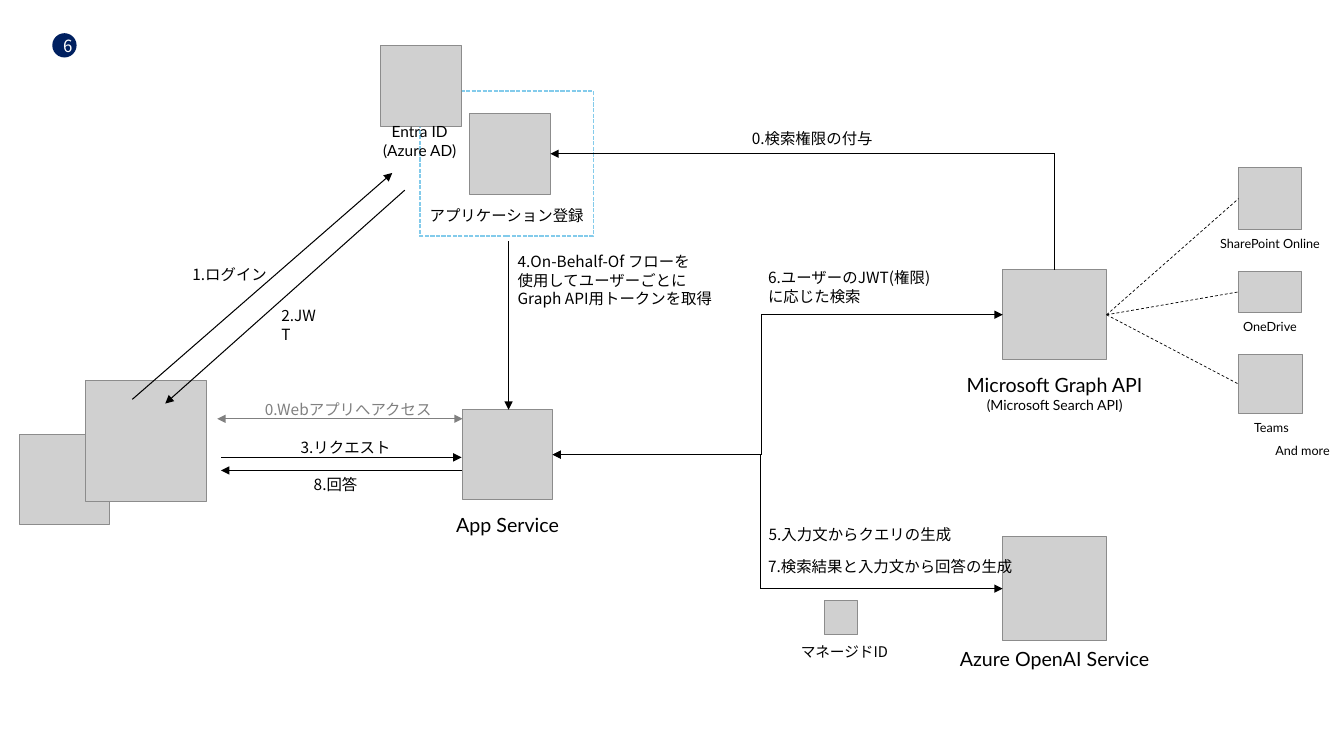
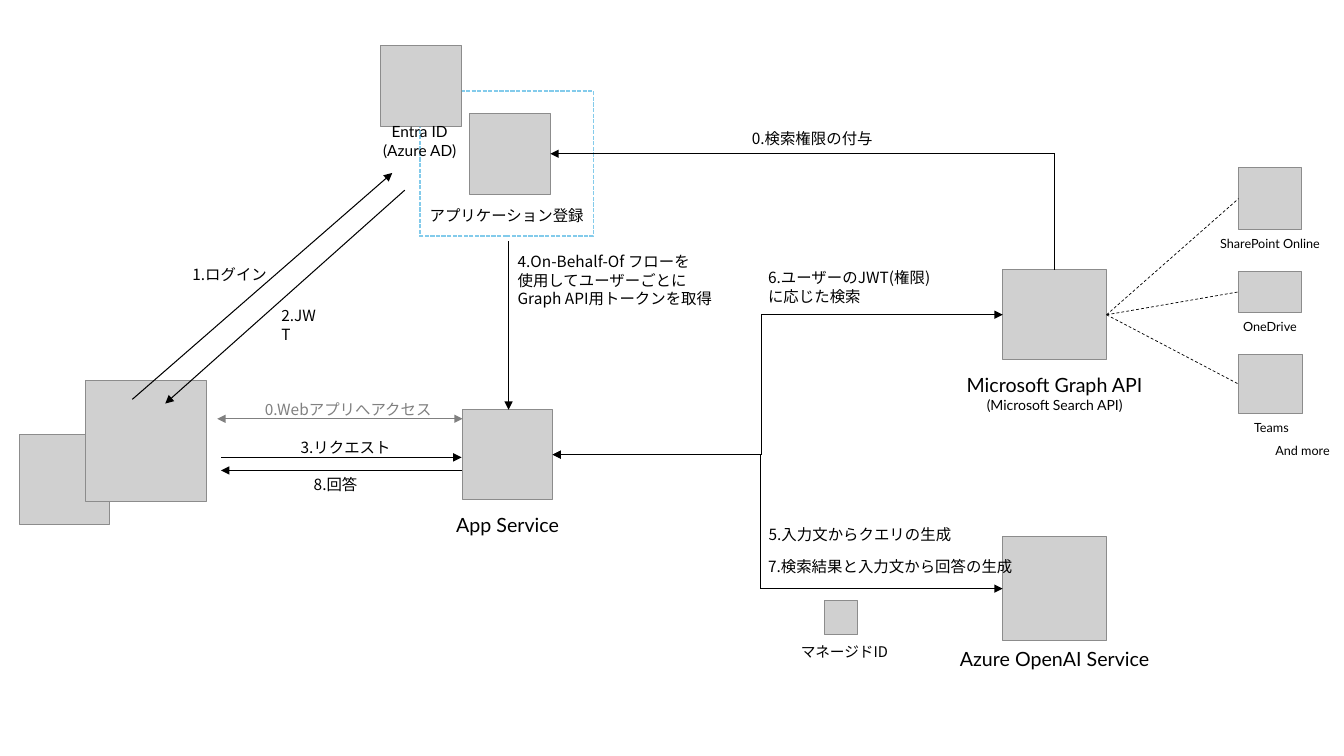
Before and after one commit to 07JP27/azureopenai-internal-microsoft-search, a slide deck: slide 1 of assets/approach.pptx. Drawn at 1344x756 pixels with LibreOffice and Linux fonts; fonts in the diff are those of the drawing; grey boxes stand for pictures. Boxes give left, top, right and bottom in pixels: in the first picture for what was removed or moved away, otherwise in the second. Text is boxed around its words. In the diff, an @@ line names an element or a change of style, - is before the commit and + after.

```diff
--- a/assets/approach.pptx
+++ b/assets/approach.pptx
@@ ellipse removed at <box>52,33,77,57</box> @@
-6
```
Also in this commit, not shown: 1 other slide changed, 6 other files.
